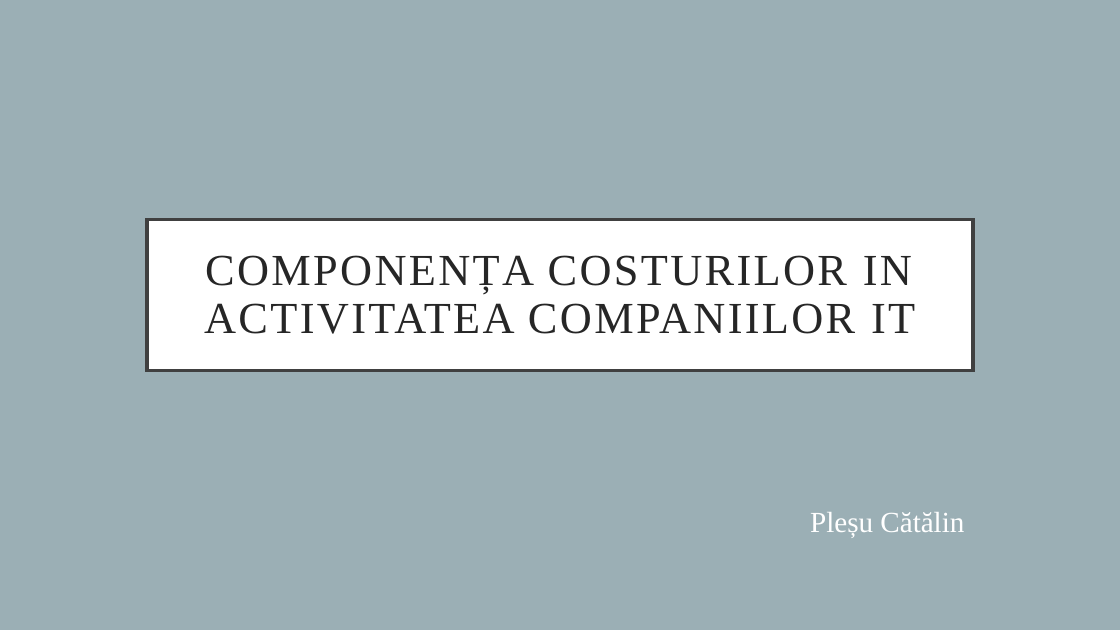
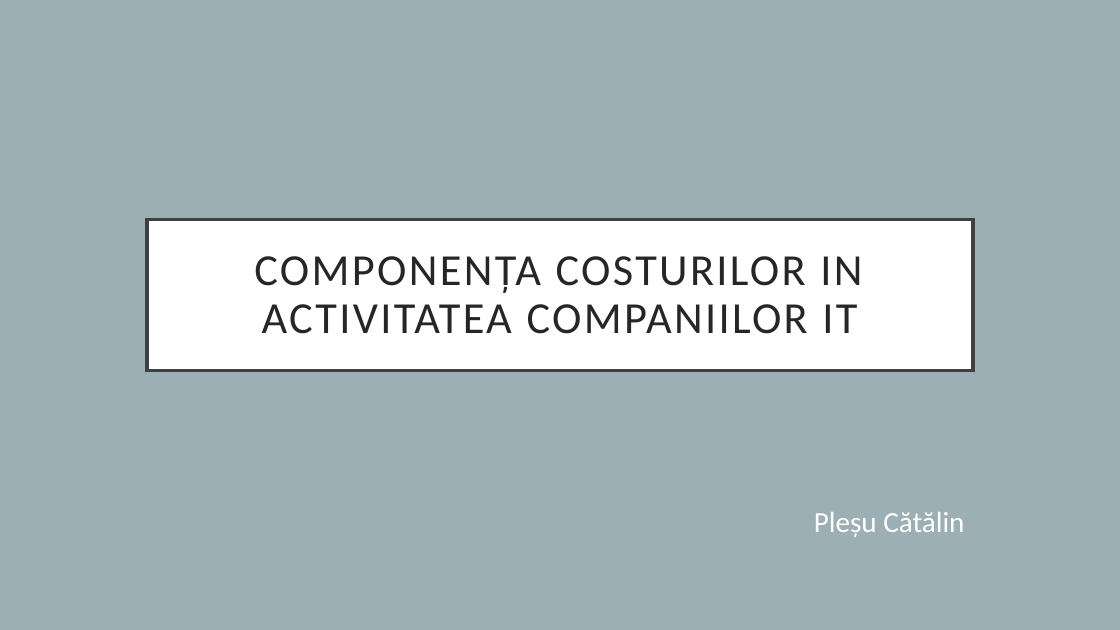
Before and after one commit to Catalinhimself/UTM, a slide deck: slide 1 of FER/componenta preturilor/componenta costurilor.pptx. Drawn at 1120x630 pixels with LibreOffice and Linux fonts; fonts in the diff are those of the drawing. Boxes give left, top, right and bottom in pixels: in the first picture for what was removed or moved away, otherwise in the second. Text is boxed around its words. In the diff, an @@ line names an element or a change of style, - is before the commit and + after.

```diff
--- a/FER/componenta preturilor/componenta costurilor.pptx
+++ b/FER/componenta preturilor/componenta costurilor.pptx
@@ title "COMPONENȚA COSTURILOR IN ACTIVITATEA COMPANIILOR ..." at (147, 219, 973, 371): font Times New Roman to Calibri @@
@@ subtitle "Pleșu Cătălin" at (814, 512, 964, 537): font Times New Roman to Calibri @@
```
Also in this commit, not shown: 4 slides added, 2 slides removed, 4 other files.
